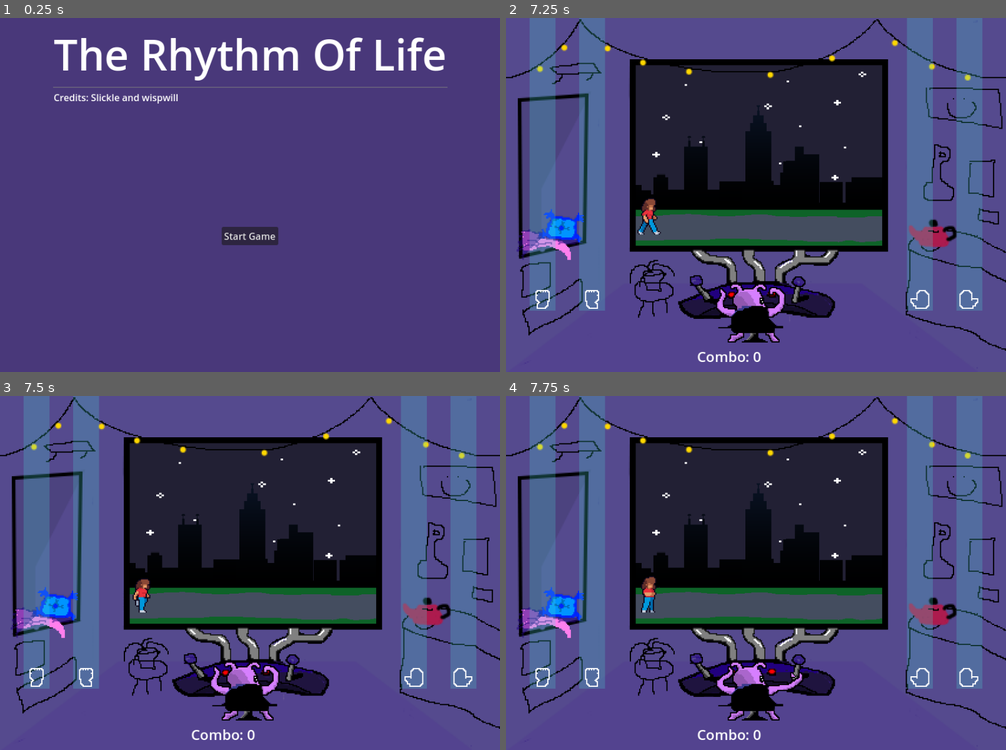
Above: before the commit, frames 1-4 (two rows, left to right).
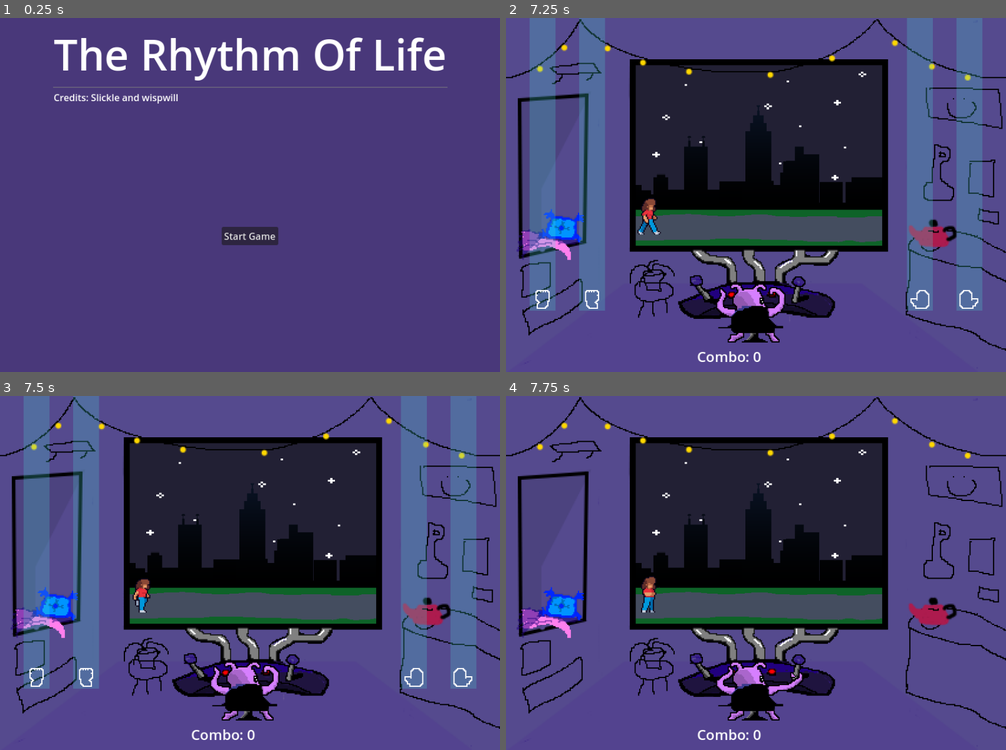
Above: after the commit, the same moments.

Repository: SlickleCode/GMTK2024
Game: Godot game, scene res://scenes/start.tscn
Same seed, same stepped clock (60 frames per second), same inputs: the game is played once before the commit and once after it. Sound files missing from this copy of the repository are replaced by a short silence.
Inputs:
- Up to frame 1 (0.25 s): no input
- Up to frame 2 (7.25 s): click "Start Game" at 0.5 s; hold K (right_hand) 1.28-2.03 s; hold J (left_hand) 2.03-2.78 s; hold K (right_hand) 2.78-4.28 s; hold J (left_hand) 4.28-6.53 s; hold K (right_hand) from 6.53 s (still down)
- Up to frame 3 (7.5 s): keep holding K (right_hand)
- Up to frame 4 (7.75 s): keep holding K (right_hand)

Frames 1-3 are identical in both runs. In frame 4, 17% of the frame differs, in the area x 4-96%, y 0-83%.

Commit message:
a bit of clean up

Diff:
--- a/main.gd
+++ b/main.gd
@@ -81,5 +81,14 @@
 	$Big.play("walk")
 	await get_tree().create_timer(3.0).timeout
 	$Big.play("wait")
+	$NoteManager/left_foot_spawner.hide()
+	$InputManager/LeftLegInputSpot.hide()
+	$NoteManager/right_foot_spawner.hide()
+	$InputManager/RightLegInputSpot.hide()
+	$NoteManager/left_hand_spawner.hide()
+	$InputManager/LeftHandInputSpot.hide()
+	$NoteManager/right_hand_spawner.hide()
+	$InputManager/RightHandInputSpot.hide()
 	await get_tree().create_timer(3.0).timeout
 	$CanvasLayer.show()
+	$Tiny.hide()
--- a/scripts/globals.gd
+++ b/scripts/globals.gd
@@ -6,6 +6,3 @@
 	LEFT_HAND,
 	RIGHT_HAND
 }
-
-#Distance from top of lane to center of limb input box
-const LANE_LENGTH: float = 236.0 - 10.0
--- a/scripts/note_manager.gd
+++ b/scripts/note_manager.gd
@@ -19,7 +19,6 @@
 		# 16 - size of note
 		# 3600 - frames per minute
 		note.position.y += 5 * ((16 * $"../Conductor".bpm / 3600.0))
-		#(150 * (($"../Conductor".bpm / 60)/ Globals.LANE_LENGTH))
 
 func create_random_note():
 	create_note_of_type(randi_range(0, 3))
@@ -52,6 +51,5 @@
 	for note in notes_list:
 		if note.potential_score > 0:
 			score = note.potential_score
-			#TODO call any animation for when they are deleted, perhaps a display of how on the note it was
 			note.queue_free()
 	return score
